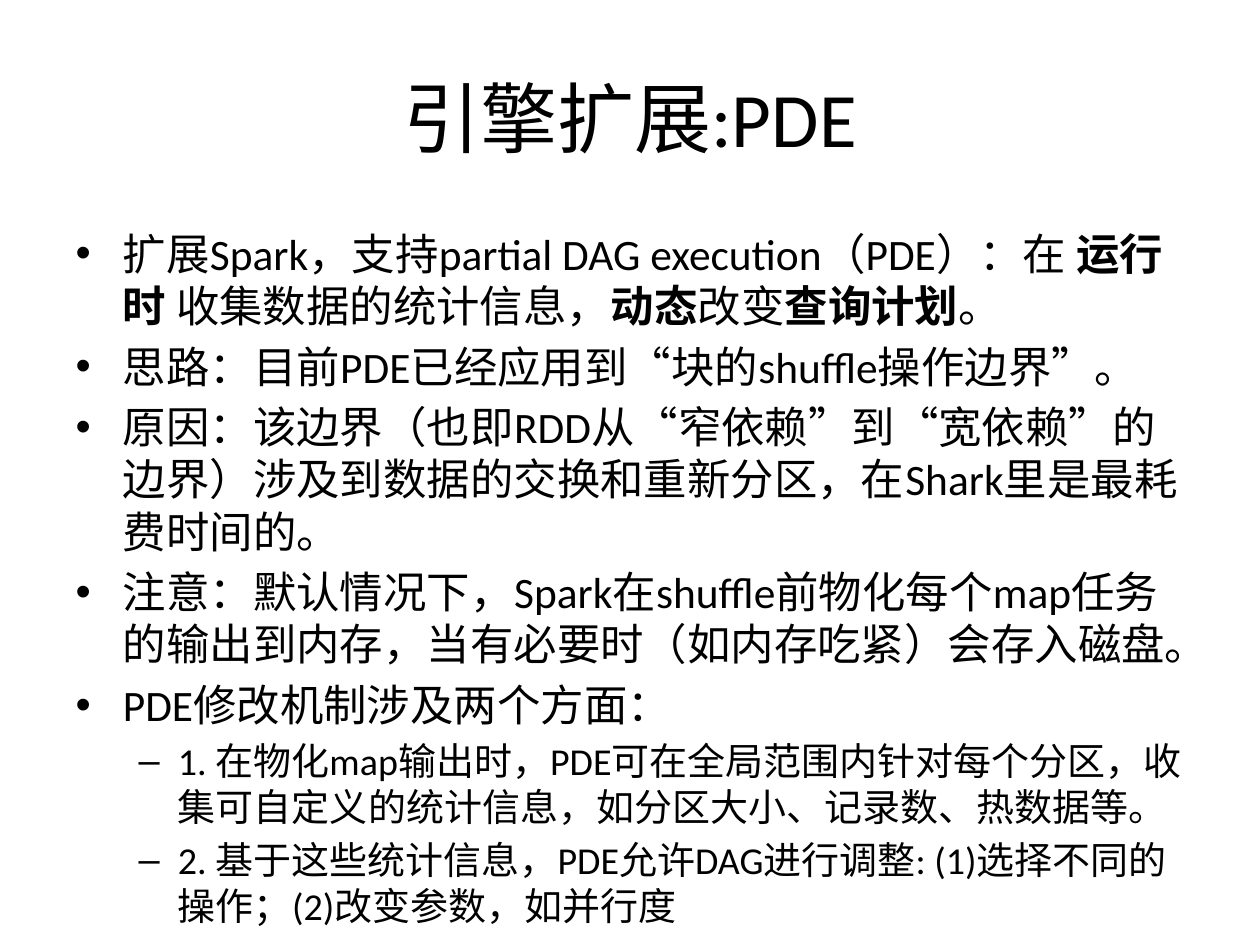
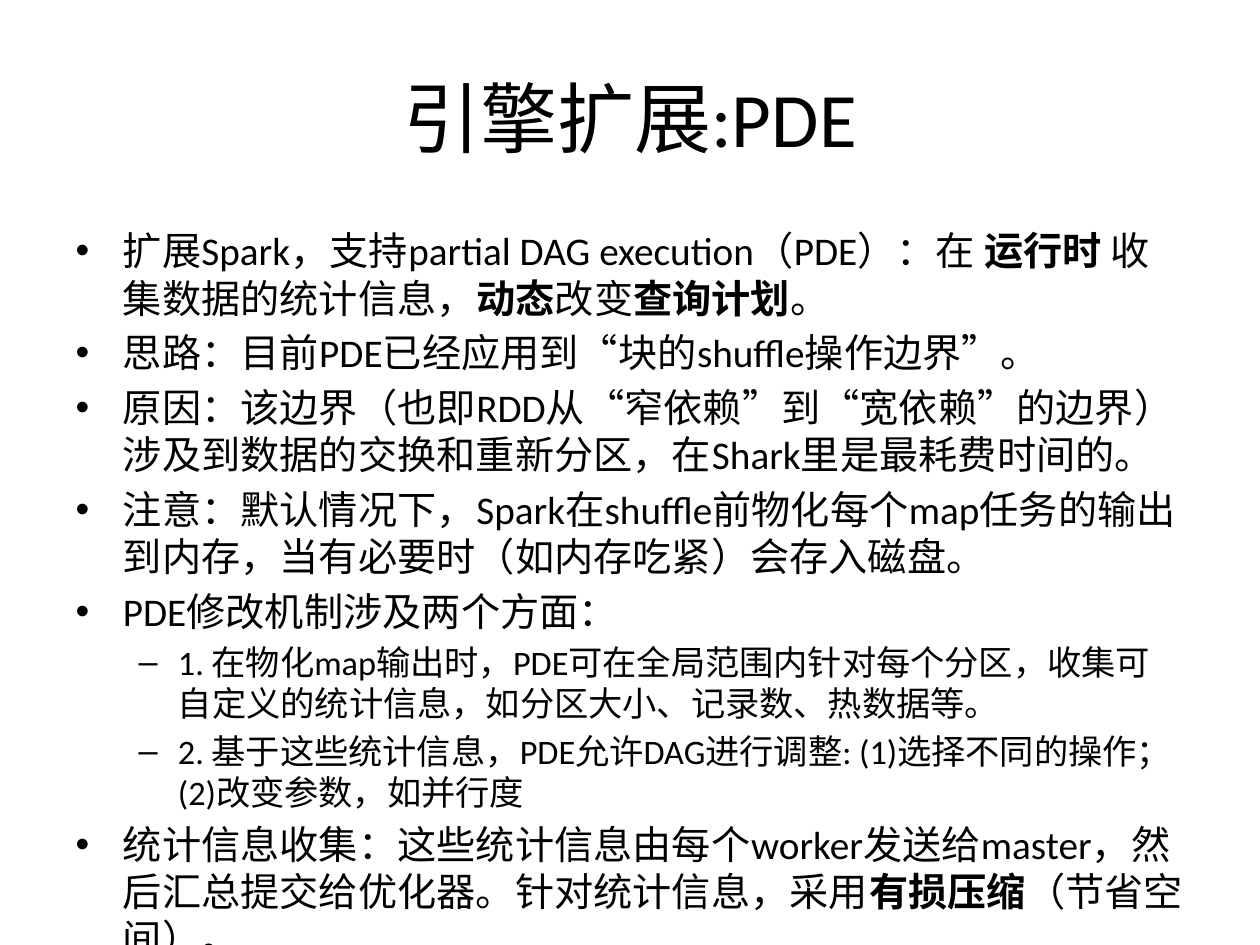
Before and after one commit to wuxingdexian/seminar, a slide deck: slide 6 of shark.pptx. Drawn at 1260x945 pixels with LibreOffice and Linux fonts; fonts in the diff are those of the drawing. Boxes give left, top, right and bottom in pixels: in the first picture for what was removed or moved away, otherwise in the second. Text is boxed around its words. In the diff, an @@ line names an element or a change of style, - is before the commit and + after.

```diff
--- a/shark.pptx
+++ b/shark.pptx
@@ text at bbox=[123, 232, 1176, 810]: size 24.8 to 22.4 pt in "扩展Spark，支持partial DAG execution（PDE）：在 运行时 收集数据的统计信息，动态改变查询计 ...", "思路：目前PDE已经应用到“块的shuffle操作边界”。", "原因：该边界（也即RDD从“窄依赖”到“宽依赖”的边界）涉及到数据的交换和重新分区，在Shark里是最耗费时间的。", "注意：默认情况下，Spark在shuffle前物化每个map任务的输出到内存，当有必要时（如内存吃紧）会存入磁盘。" and 1 more places; size 21.7 to 19.6 pt in "1. 在物化map输出时，PDE可在全局范围内针对每个分区，收集可自定义的统计信息，如分区大小、记录数、热数据等。", "2. 基于这些统计信息，PDE允许DAG进行调整: (1)选择不同的操作；(2)改变参数，如并行度" @@
@@ text at bbox=[123, 825, 1183, 910]: paragraph added @@
+• 统计信息收集：这些统计信息由每个worker发送给master，然后汇总提交给优化器。针对统计信息，采用有损压缩（节省空间）。
```
Also in this commit, not shown: 1 other slide changed, 2 slides added, 1 slide removed, 2 other files.
